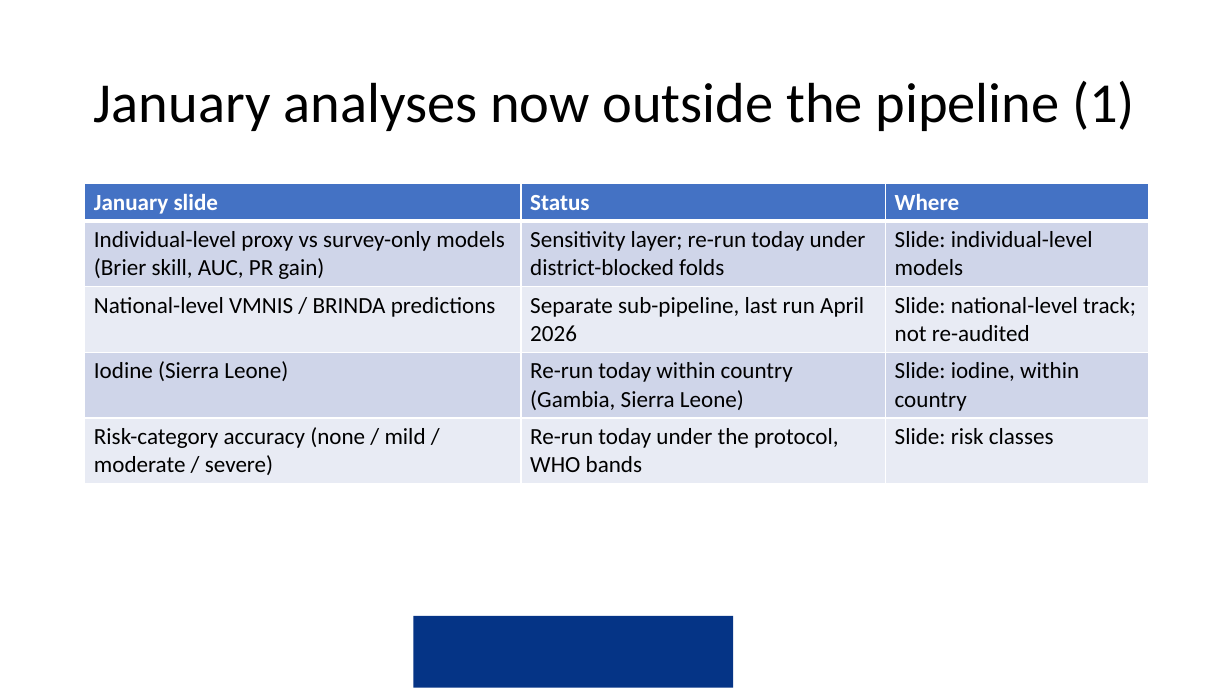
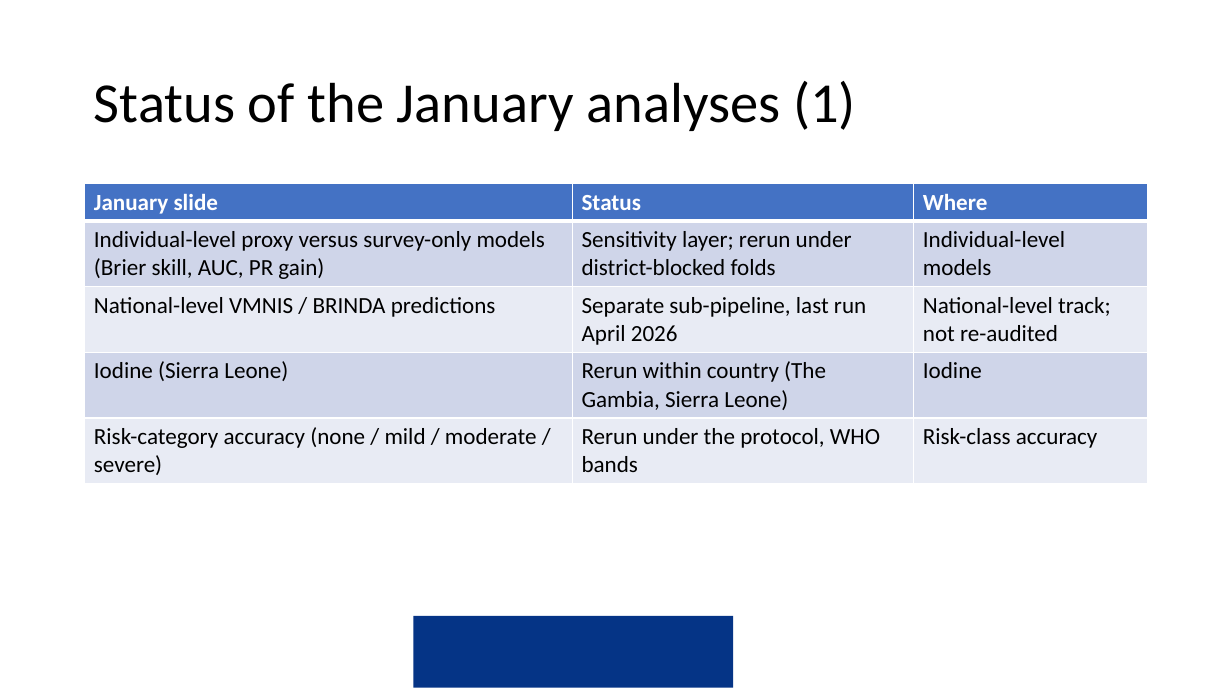
Before and after one commit to amertens/mn-prediction, a slide deck: slide 49 of docs/slides/MN-proxy-Ghana-presentation-2026-09.pptx (slide 37 before the commit). Drawn at 1232x693 pixels with LibreOffice and Linux fonts; fonts in the diff are those of the drawing; background and template pictures are left out. Boxes give left, top, right and bottom in pixels: in the first picture for what was removed or moved away, otherwise in the second. Text is boxed around its words. In the diff, an @@ line names an element or a change of style, - is before the commit and + after.

```diff
--- a/docs/slides/MN-proxy-Ghana-presentation-2026-09.pptx
+++ b/docs/slides/MN-proxy-Ghana-presentation-2026-09.pptx
@@ title at box(94, 81, 856, 131): text changed @@
-January analyses now outside the pipeline (1)
+Status of the January analyses (1)
@@ table at box(85, 184, 1148, 623) @@
-row 2: Individual-level proxy vs survey-only models (Brier skill, AUC, PR gain) | Sensitivity layer; re-run today under district-blocked folds | Slide: individual-level models
+row 2: Individual-level proxy versus survey-only models (Brier skill, AUC, PR gain) | Sensitivity layer; rerun under district-blocked folds | Individual-level models
-row 3, column 3: Slide: national-level track; not re-audited
+row 3, column 3: National-level track; not re-audited
-row 4, column 2: Re-run today within country (Gambia, Sierra Leone)
+row 4, column 2: Rerun within country (The Gambia, Sierra Leone)
-row 4, column 3: Slide: iodine, within country
+row 4, column 3: Iodine
-row 5, column 2: Re-run today under the protocol, WHO bands
+row 5, column 2: Rerun under the protocol, WHO bands
-row 5, column 3: Slide: risk classes
+row 5, column 3: Risk-class accuracy
```
Also in this commit, not shown: 19 other slides changed, 30 slides added, 20 slides removed, 7 other files.
